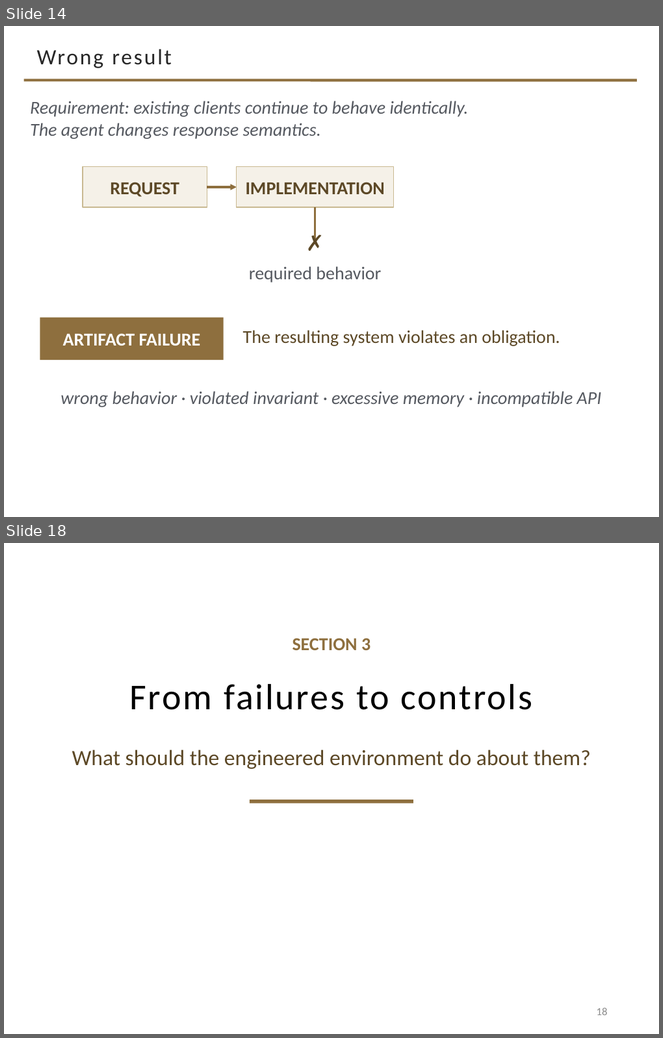
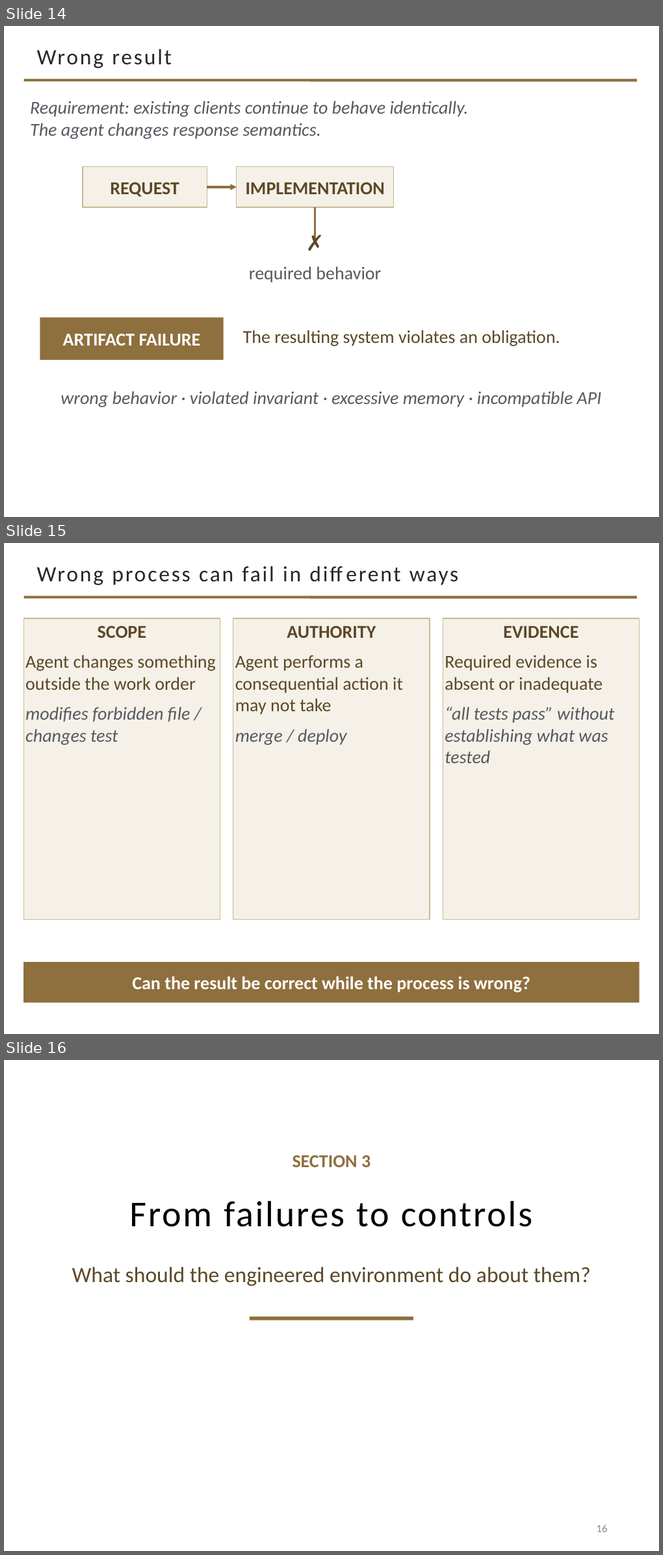
Before and after one commit to davisjam/model-based-agentic-software-engineering, a slide deck: course/lectures/act-2-delegation-and-control/03-alignment/2-3-Alignment.pptx. Shown one above the other, each under a label of ours: slides 14 and 18 before the commit, slides 14, 15 and 16 after it; the slides between them are not shown. The pictures are 663x1038 and 663x1555 pixels, drawn with LibreOffice and Linux fonts; fonts in the diff are those of the drawing; background and template pictures are left out. Boxes give left, top, right and bottom in pixels: in the first picture for what was removed or moved away, otherwise in the second. Text is boxed around its words. In the diff, an @@ line names an element or a change of style, - is before the commit and + after.

Commit message:
deck 2-3: cut 1 — merge the three wrong-process slides into 'Wrong process can fail in different ways' (39->37)

```diff
--- a/course/lectures/act-2-delegation-and-control/03-alignment/2-3-Alignment.pptx
+++ b/course/lectures/act-2-delegation-and-control/03-alignment/2-3-Alignment.pptx
@@ slide 15 added at (x1=4, y1=543, x2=659, y2=1034), background #FFFFFF; not listed: 1 template element that a slide beside it also shows @@
@@ title added at (x1=37, y1=566, x2=459, y2=585), 24 pt, text #262626 @@
+Wrong process can fail in different ways
@@ rectangle added at (x1=24, y1=618, x2=220, y2=920), fill #F5F1E8, outline #C9B991 1 pt, 20 pt, text #5C4826 @@
+SCOPE
+Agent changes something outside the work order
+modifies forbidden file / changes test
@@ rectangle added at (x1=233, y1=618, x2=430, y2=920), fill #F5F1E8, outline #C9B991 1 pt, 20 pt, text #5C4826 @@
+AUTHORITY
+Agent performs a consequential action it may not take
+merge / deploy
@@ rectangle added at (x1=443, y1=618, x2=640, y2=920), fill #F5F1E8, outline #C9B991 1 pt, 20 pt, text #555960, italic @@
+EVIDENCE
+Required evidence is absent or inadequate
+“all tests pass” without establishing what was tested
@@ rectangle added at (x1=24, y1=962, x2=640, y2=1003), fill #8E6F3E, 20 pt, text #FFFFFF, bold @@
+Can the result be correct while the process is wrong?
@@ what was slide 18 is now slide 16 @@
@@ page number at (x1=597, y1=1525, x2=608, y2=1533): text changed @@
-18
+16
```
Also in this commit, not shown: 3 slides removed.
